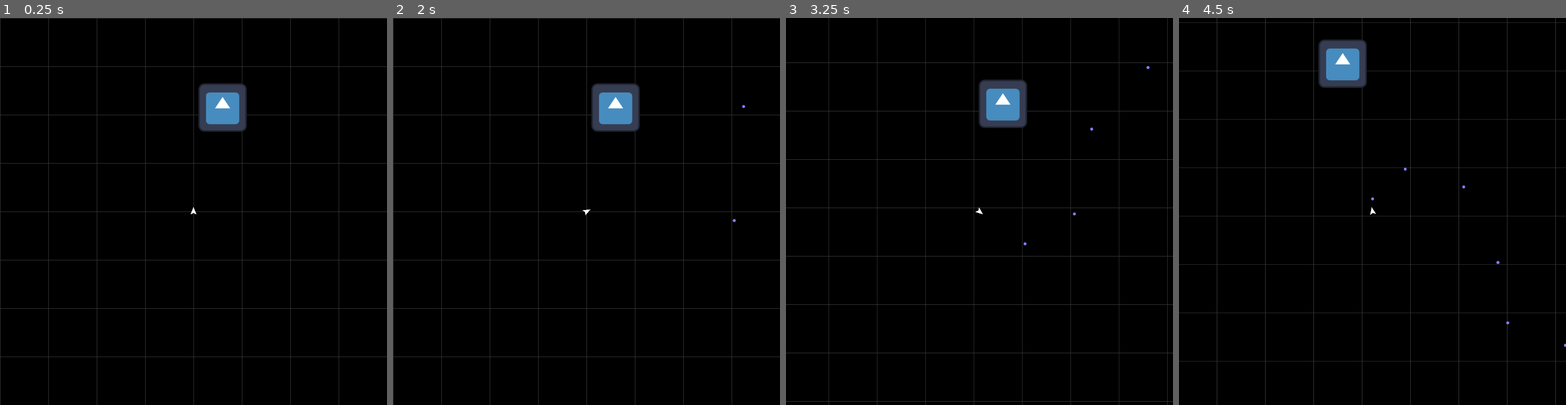
Above: before the commit, frames 1-4 (left to right).
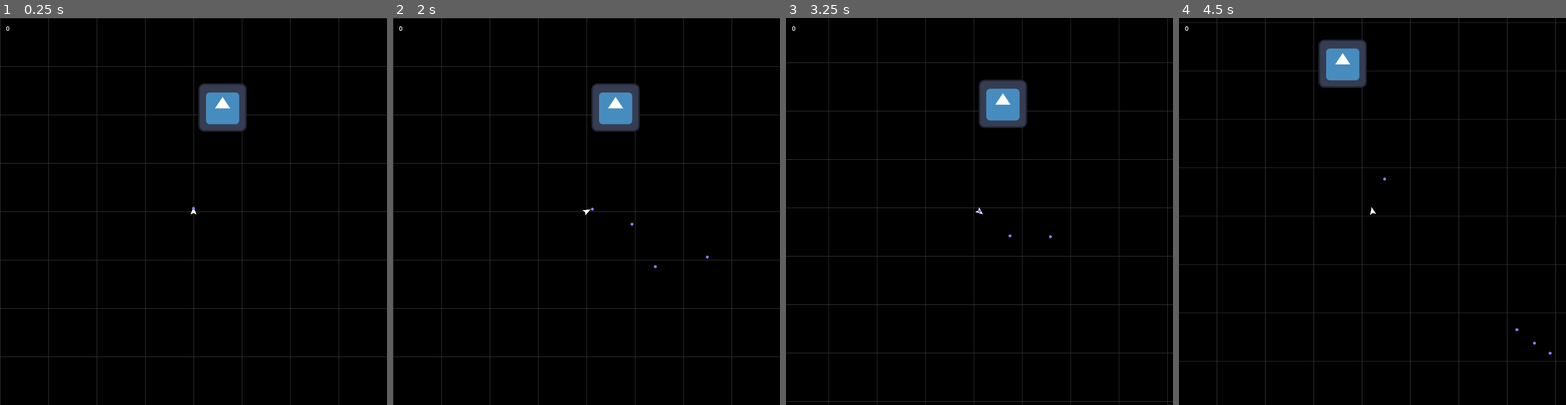
Above: after the commit, the same moments.

Repository: Trantarius/ArcadeGame
Game: Godot game, scene res://main.tscn
Two runs of this game, one before a commit and one after it. Both use one fixed random seed, a clock stepped at 60 frames per second and the inputs below. The engine's default icon, where the game draws it, is replaced by a stand-in: a white triangle on a blue panel in a dark square.
Inputs (mouse positions are in pixels of both pictures, inside the frame that each line leads up to):
- Up to frame 1 (0.25 s): no input
- Up to frame 2 (2 s): tap Enter at 0.5 s; move the mouse to (671, 192) at 0.52 s; hold D (right) 0.53-1.28 s; hold Space (shoot) 0.53-1.28 s; move the mouse to (509, 230) at 1.27 s; hold A (left) from 1.28 s (still down); tap Space (shoot) at 1.35 s
- Up to frame 3 (3.25 s): move the mouse to (1018, 126) at 2.02 s; release A (left) at 2.03 s; hold D (right) 2.03-2.78 s; hold Space (shoot) 2.03-2.78 s; move the mouse to (960, 288) at 2.77 s; hold W (forward) from 2.78 s (still down); tap Space (shoot) at 2.85 s
- Up to frame 4 (4.5 s): move the mouse to (1488, 269) at 3.52 s; release W (forward) at 3.53 s; hold Space (shoot) 3.53-4.28 s; hold A (left) from 3.53 s (still down); move the mouse to (1256, 153) at 4.27 s; tap Space (shoot) at 4.35 s

The runs differ from the first frame. In frame 1, less than 0.1% of the frame differs, in the area x 1-51%, y 2-50%; in frame 2, less than 0.1%; in frame 3, less than 0.1%; in frame 4, less than 0.1%, in the area x 1-100%, y 2-87%.

Commit message:
add damage display and auto-fire

Diff:
--- a/Actor.gd
+++ b/Actor.gd
@@ -32,7 +32,8 @@
 @export var angular_brake:bool = true
 var angular_target:float
 
-signal death
+signal death(damage:Damage)
+signal kill(damage:Damage)
 signal damage_taken(damage:Damage)
 signal damage_dealt(damage:Damage)
 
@@ -46,13 +47,12 @@
 		return # omae wa mo shindeiru
 	health -= damage.amount
 	damage_taken.emit(damage)
-	if(damage.source is Actor):
-		damage.source.damage_dealt.emit(damage)
-	elif(damage.source is Projectile):
-		if(is_instance_valid(damage.source.source)):
-			damage.source.source.damage_dealt.emit(damage)
+	if(is_instance_valid(damage.attacker)):
+		damage.attacker.damage_dealt.emit(damage)
 	if(health<=0):
-		death.emit()
+		death.emit(damage)
+		if(is_instance_valid(damage.attacker)):
+			damage.attacker.kill.emit(damage)
 		queue_free()
 
 func _integrate_forces(state: PhysicsDirectBodyState2D) -> void:
--- a/Damage.gd
+++ b/Damage.gd
@@ -2,6 +2,8 @@
 
 var amount:float
 
+## Actor responsible for causing the damage
+var attacker:Actor
 ## Method of damage (a projectile or an actor)
 var source:Node2D
 ## Actor that will take this damage
--- a/Enemy.gd
+++ b/Enemy.gd
@@ -36,6 +36,7 @@
 			damage.position = state.get_contact_collider_position(coll_idx)
 			damage.direction = state.transform.basis_xform(state.get_contact_local_normal(coll_idx))
 			damage.source = self
+			damage.attacker = self
 			state.get_contact_collider_object(coll_idx).take_damage(damage)
 
 			if(contact_suicide):
@@ -43,6 +44,7 @@
 				self_damage.amount = max_health
 				self_damage.position = position
 				self_damage.source = self
+				self_damage.attacker = self
 				take_damage(self_damage)
 				break
 
--- a/Projectile.gd
+++ b/Projectile.gd
@@ -21,6 +21,7 @@
 			var damage:Damage = Damage.new()
 			damage.amount=damage_amount
 			damage.source=self
+			damage.attacker=source
 			damage.position = collision.get_position()
 			damage.direction = velocity.normalized()
 			collision.get_collider().take_damage(damage)
--- a/main.tscn
+++ b/main.tscn
@@ -1,8 +1,9 @@
-[gd_scene load_steps=8 format=3 uid="uid://gvye6ccvjd55"]
+[gd_scene load_steps=9 format=3 uid="uid://gvye6ccvjd55"]
 
 [ext_resource type="Texture2D" uid="uid://4xhd4jghtml5" path="res://grid.png" id="1_ennhv"]
 [ext_resource type="Script" path="res://BackgroundTexture.gd" id="2_0i1pn"]
 [ext_resource type="PackedScene" uid="uid://ccgupredk0a3f" path="res://player/player.tscn" id="3_d6lla"]
+[ext_resource type="Script" path="res://ui/score_display.gd" id="3_ms2pv"]
 [ext_resource type="Texture2D" uid="uid://bude4na0hnosm" path="res://icon.svg" id="3_nlt01"]
 [ext_resource type="PackedScene" uid="uid://b84l7h2qte8nl" path="res://spiky/spiky_factory.tscn" id="5_84w4x"]
 [ext_resource type="Script" path="res://EnemySpawner.gd" id="6_xg0x2"]
@@ -30,6 +31,13 @@
 [node name="UILayer" type="CanvasLayer" parent="."]
 layer = 2
 
+[node name="ScoreDisplay" type="Label" parent="UILayer"]
+offset_left = 16.0
+offset_top = 16.0
+offset_right = 16.0
+offset_bottom = 16.0
+script = ExtResource("3_ms2pv")
+
 [node name="Player" parent="." instance=ExtResource("3_d6lla")]
 
 [node name="StaticBody2D" type="StaticBody2D" parent="."]
--- a/player/Player.gd
+++ b/player/Player.gd
@@ -3,13 +3,23 @@
 
 ## Bullets shot per second while holding the 'shoot' button
 @export var fire_rate:float
+## Allows for continuous shooting without holding the 'shoot' button
+@export var auto_fire:bool
 ## Time until the next shot can be taken
 var shot_timer:float
+## Total value of all enemies this player has killed
+var score:float
 
 func _ready()->void:
 	# ensure camera stays around after player dies
-	death.connect(func()->void:
+	death.connect(func(_ignored:Damage)->void:
 		$Camera2D.reparent(get_parent()))
+
+	kill.connect(_on_kill)
+
+func _on_kill(damage:Damage)->void:
+	if(damage.target is Enemy):
+		score += damage.target.point_value
 
 func _physics_process(delta: float) -> void:
 
@@ -23,7 +33,7 @@
 		linear_target = Vector2.ZERO
 
 	shot_timer-=delta
-	if(Input.is_action_pressed('shoot') && shot_timer<=0):
+	if((Input.is_action_pressed('shoot')!=auto_fire) && shot_timer<=0):
 		fire_bullet()
 		shot_timer = 1.0/fire_rate
 
--- a/player/player.tscn
+++ b/player/player.tscn
@@ -7,6 +7,7 @@
 collision_mask = 5
 script = ExtResource("1_n287t")
 fire_rate = 5.0
+auto_fire = true
 max_linear_thrust = 200.0
 max_angular_thrust = 600.0
 angular_control_mode = 1
--- a/spiky/Spiky.gd
+++ b/spiky/Spiky.gd
@@ -6,8 +6,10 @@
 
 	var target:Player = find_nearest_player()
 	if(target==null):
-		linear_target = position
+		linear_control_mode=ControlMode.THRUST
+		linear_target = Vector2.ZERO
 		angular_target = 0
 	else:
+		linear_control_mode=ControlMode.POSITION
 		linear_target = target.position
 		angular_target = sin(constant_force.angle_to(linear_velocity)) * max_angular_thrust
--- a/spiky/SpikyFactory.gd
+++ b/spiky/SpikyFactory.gd
@@ -23,6 +23,6 @@
 		var dir:Vector2 = global_transform.basis_xform(Vector2.RIGHT).rotated(n*TAU/6)
 		var spiky:Spiky = preload("res://spiky/spiky.tscn").instantiate()
 		spiky.position = position + dir * 32
-		spiky.linear_velocity = dir * spiky.max_linear_speed
+		spiky.linear_velocity = dir * spiky.max_linear_speed/2
 		spiky.add_collision_exception_with(self)
 		get_parent().add_child(spiky)
--- /dev/null
+++ b/ui/score_display.gd
@@ -0,0 +1,15 @@
+extends Label
+
+
+# Called when the node enters the scene tree for the first time.
+func _ready() -> void:
+	text = str(0)
+	var player:Player = get_tree().get_first_node_in_group('Players')
+	player.kill.connect(_on_player_kill.bind(player))
+
+
+func _on_player_kill(_ignore:Damage,player:Player)->void:
+	# wait a frame in case any other on-kill effects alter the score
+	await get_tree().process_frame
+	if(is_instance_valid(player)):
+		text = str(int(player.score))
